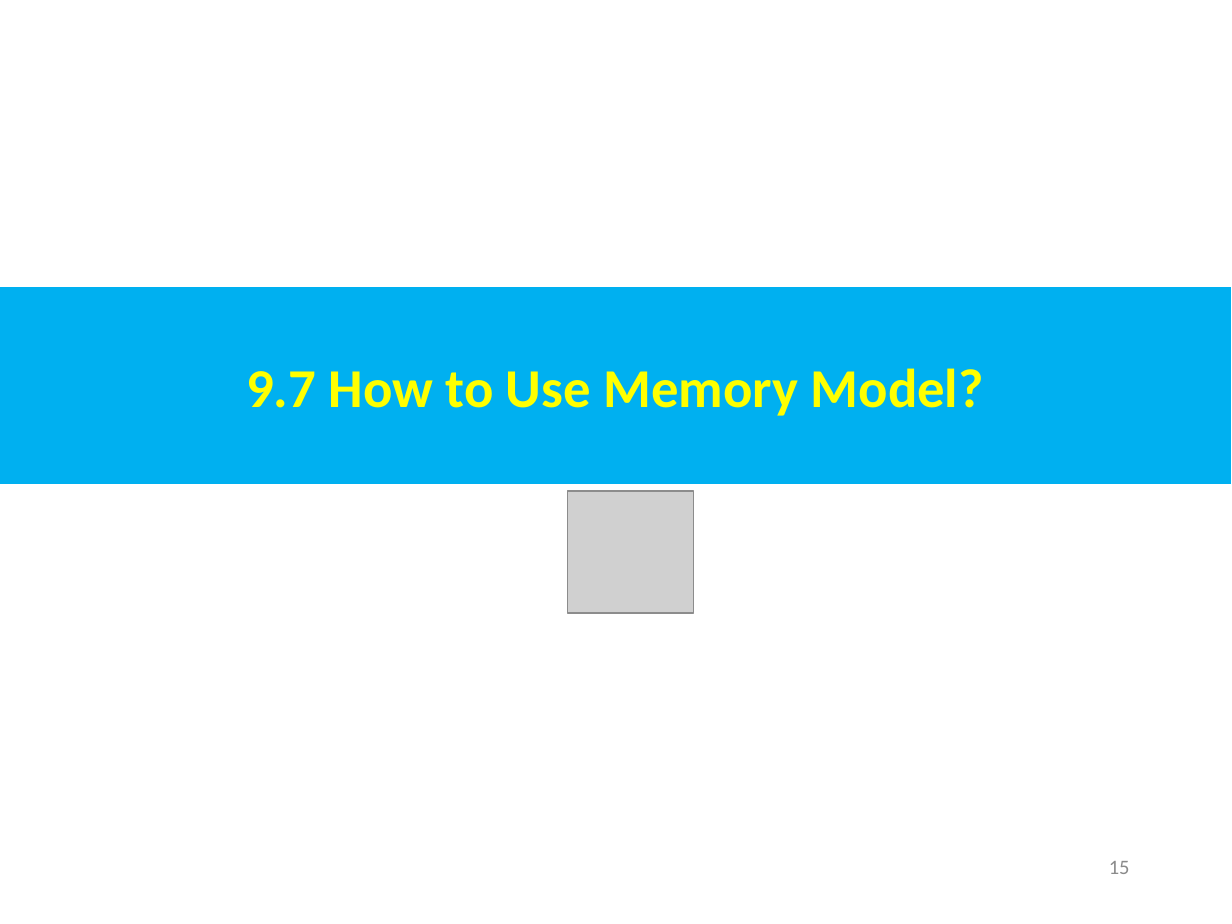
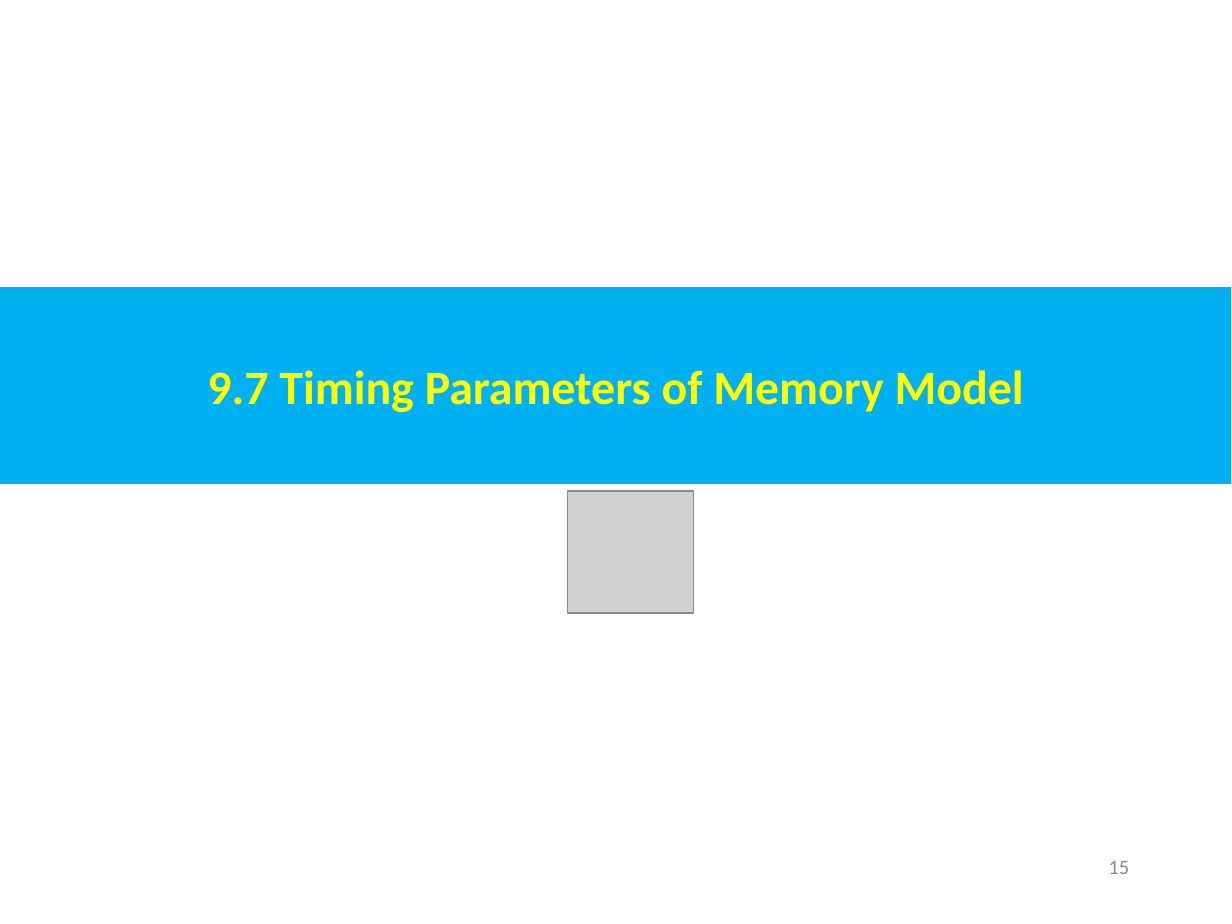
Before and after one commit to peterhchen/AIU_CS850_Gem5_McPAT, a slide deck: slide 15 of 050_Gem5/009.MemMod/000_Video/009.MemMod.ppt. Drawn at 1232x924 pixels with LibreOffice and Linux fonts; fonts in the diff are those of the drawing; grey boxes stand for pictures. Boxes give left, top, right and bottom in pixels: in the first picture for what was removed or moved away, otherwise in the second. Text is boxed around its words. In the diff, an @@ line names an element or a change of style, - is before the commit and + after.

```diff
--- a/050_Gem5/009.MemMod/000_Video/009.MemMod.ppt
+++ b/050_Gem5/009.MemMod/000_Video/009.MemMod.ppt
@@ text in rectangle at bbox=[207, 370, 1024, 412]: text changed; size 32 to 28 pt @@
-9.7 How to Use Memory Model?
+9.7 Timing Parameters of Memory Model
```
Also in this commit, not shown: 1 other slide changed, 6 slides added.
